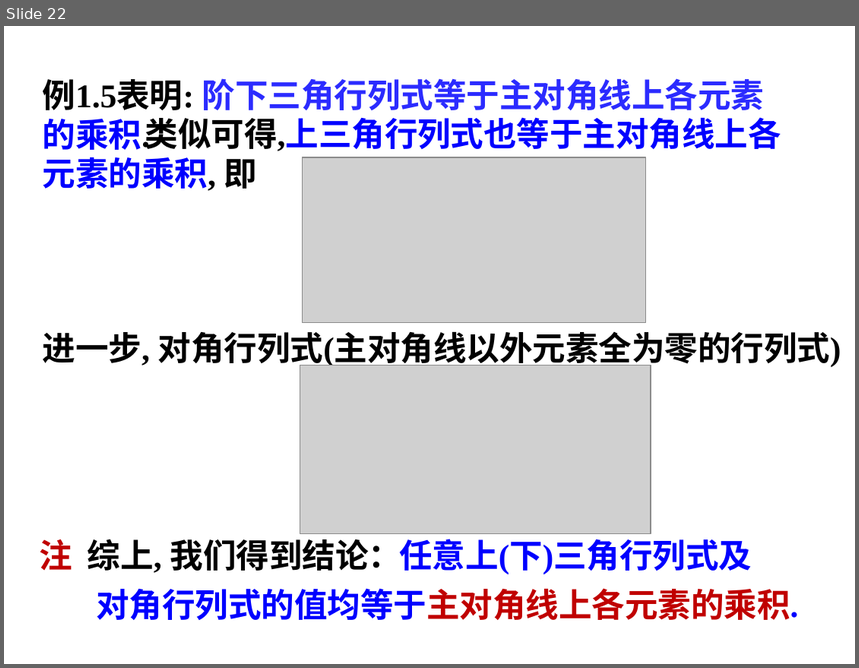
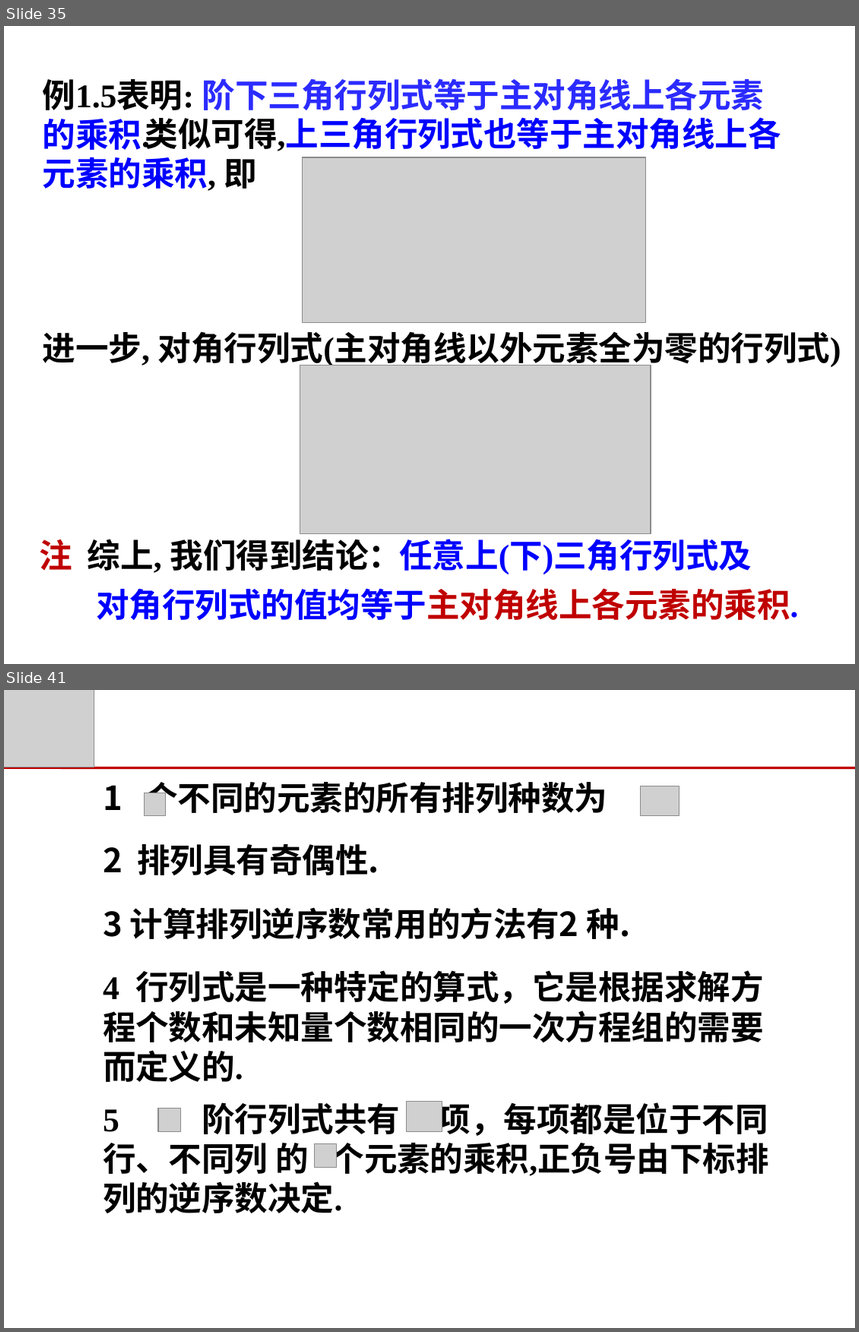
Before and after one commit to zeemeil/zeemeil.github.io, a slide deck: files/2025_2_LM/1005_0102.pptx. Shown one above the other, each under a label of ours: slide 22 before the commit, slides 35 and 41 after it; the slides between them are not shown. The pictures are 859x668 and 859x1332 pixels, drawn with LibreOffice and Linux fonts; fonts in the diff are those of the drawing; grey boxes stand for pictures; background and template pictures are left out. Boxes give left, top, right and bottom in pixels: in the first picture for what was removed or moved away, otherwise in the second. Text is boxed around its words. In the diff, an @@ line names an element or a change of style, - is before the commit and + after.

```diff
--- a/files/2025_2_LM/1005_0102.pptx
+++ b/files/2025_2_LM/1005_0102.pptx
@@ slide 41 added at bbox=[4, 690, 855, 1328], background picture (left out) @@
@@ text added at bbox=[4, 695, 496, 752], 30 pt, text #FFFFFF, bold @@
+n阶行列式的小结
@@ picture added at bbox=[4, 690, 94, 768] @@
@@ line added from (4, 768) to (855, 768), #C00000 2 pt @@
@@ text added at bbox=[103, 782, 607, 816], 28 pt, text #000000, bold @@
+1 个不同的元素的所有排列种数为
@@ picture added at bbox=[145, 793, 166, 815] @@
@@ picture added at bbox=[641, 787, 680, 816] @@
@@ text added at bbox=[103, 844, 379, 875], 28 pt, text #000000, bold @@
+2 排列具有奇偶性.
@@ text added at bbox=[103, 907, 631, 939], 28 pt, text #000000, bold @@
+3 计算排列逆序数常用的方法有2 种.
@@ text added at bbox=[103, 970, 764, 1082], 28 pt, text #000000, bold @@
+4 行列式是一种特定的算式，它是根据求解方程个数和未知量个数相同的一次方程组的需要而定义的.
@@ group added at bbox=[103, 1101, 769, 1214]: 3 pictures, 1 text @@
+5 阶行列式共有 项，每项都是位于不同行、不同列 的 个元素的乘积,正负号由下标排列的逆序数决定.
@@ what was slide 22 is now slide 35 @@
```
Also in this commit, not shown: 18 other slides added, 2 slides removed, 2 other files.
